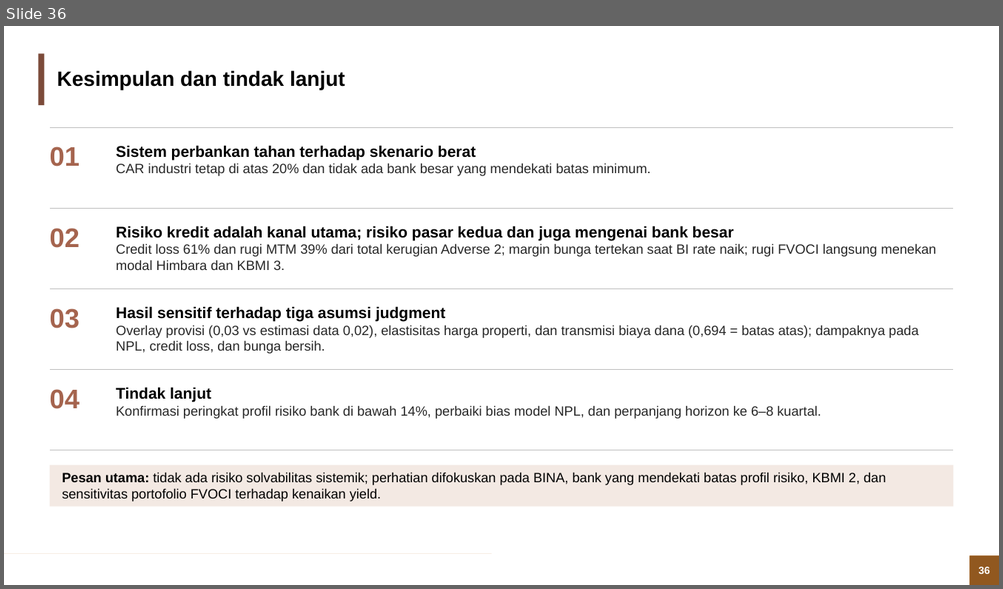
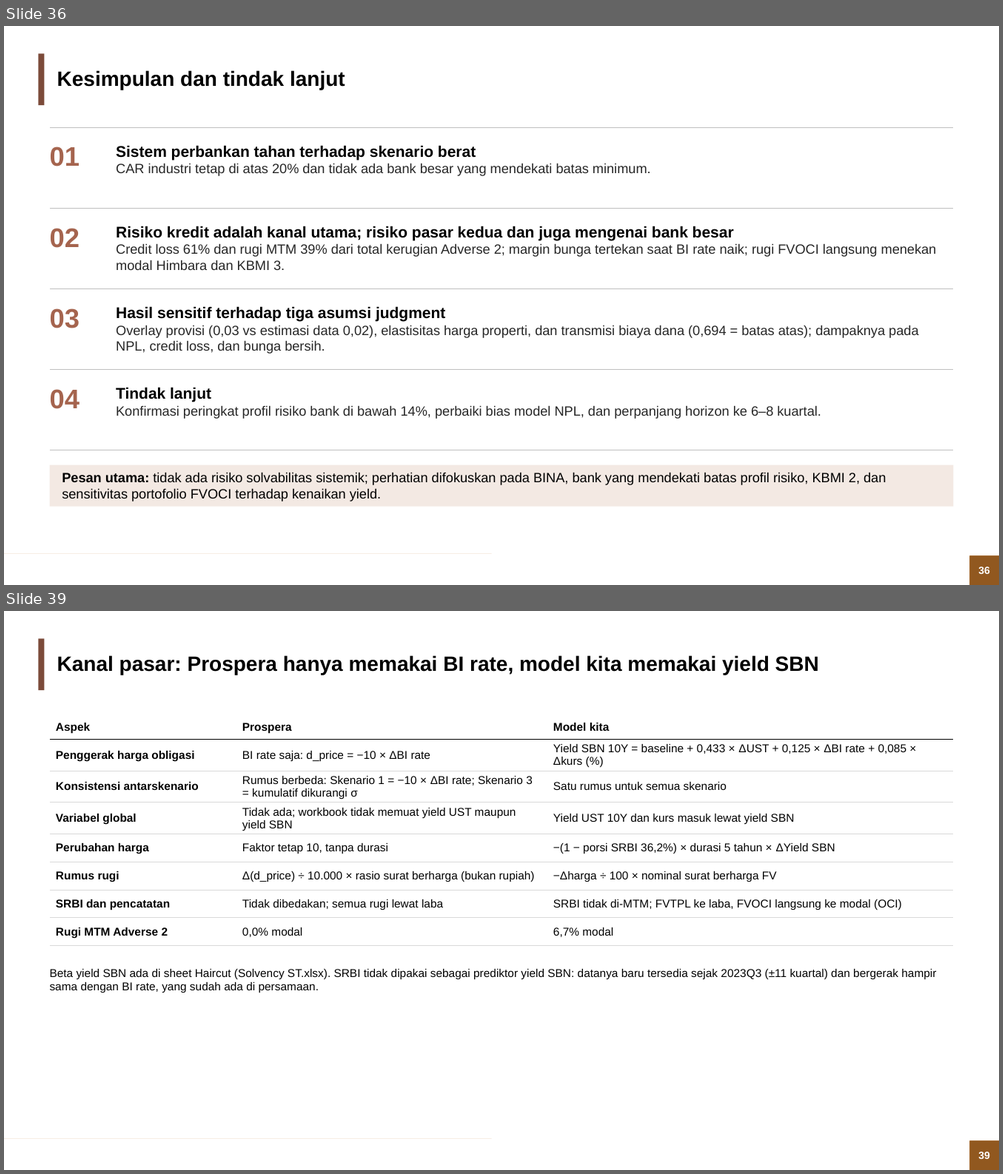
Before and after one commit to muhamadhaikal128/banking-stress-test, a slide deck: Banking Stress Test (Solvency).pptx. Shown one above the other, each under a label of ours: slide 36 before the commit, slides 36 and 39 after it; the slides between them are not shown. The pictures are 1003x589 and 1003x1174 pixels, drawn with LibreOffice and Linux fonts; fonts in the diff are those of the drawing; background and template pictures are left out. Boxes give left, top, right and bottom in pixels: in the first picture for what was removed or moved away, otherwise in the second. Text is boxed around its words. In the diff, an @@ line names an element or a change of style, - is before the commit and + after.

```diff
--- a/Banking Stress Test (Solvency).pptx
+++ b/Banking Stress Test (Solvency).pptx
@@ slide 39 added at (4,611,999,1170), background #FFFFFF; not listed: 4 template elements that a slide beside it also shows @@
@@ title added at (57,655,819,675), 20 pt, text #000000, bold @@
+Kanal pasar: Prospera hanya memakai BI rate, model kita memakai yield SBN
@@ table added at (50,715,953,941), 8 rows, 3 columns @@
+Aspek | Prospera | Model kita
+Penggerak harga obligasi | BI rate saja: d_price = −10 × ΔBI rate | Yield SBN 10Y = baseline + 0,433 × ΔUST + 0,125 × ΔBI rate + 0,085 × Δkurs (%)
+Konsistensi antarskenario | Rumus berbeda: Skenario 1 = −10 × ΔBI rate; Skenario 3 = kumulatif dikurangi σ | Satu rumus untuk semua skenario
+Variabel global | Tidak ada; workbook tidak memuat yield UST maupun yield SBN | Yield UST 10Y dan kurs masuk lewat yield SBN
+Perubahan harga | Faktor tetap 10, tanpa durasi | −(1 − porsi SRBI 36,2%) × durasi 5 tahun × ΔYield SBN
+Rumus rugi | Δ(d_price) ÷ 10.000 × rasio surat berharga (bukan rupiah) | −Δharga ÷ 100 × nominal surat berharga FV
+SRBI dan pencatatan | Tidak dibedakan; semua rugi lewat laba | SRBI tidak di-MTM; FVTPL ke laba, FVOCI langsung ke modal (OCI)
+Rugi MTM Adverse 2 | 0,0% modal | 6,7% modal
@@ text added at (50,969,936,994), 11 pt, text #000000 @@
+Beta yield SBN ada di sheet Haircut (Solvency ST.xlsx). SRBI tidak dipakai sebagai prediktor yield SBN: datanya baru tersedia sejak 2023Q3 (±11 kuartal) dan bergerak hampir sama dengan BI rate, yang sudah ada di persamaan.
```
Also in this commit, not shown: 7 slides changed, 6 other slides added.
